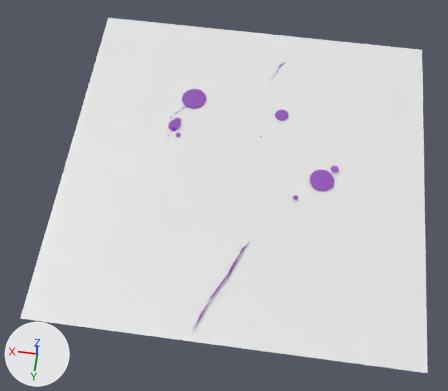
A saved change to the Blender file version_2/graphics/circle_drop.blend.
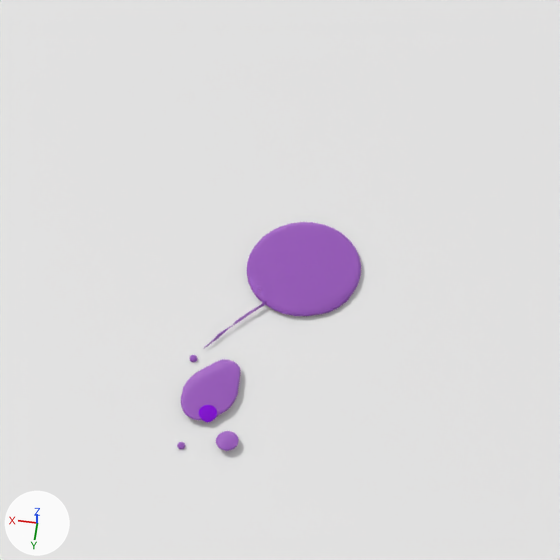
The first picture shows the older version from a 50 mm camera at (-0.9, 13.4, 23.1) aimed at (0.7, 1.1, -0.5). The close-ups show both versions on the part from 29% to 55% of the width and 11% to 41% of the height of that picture. Arrows for +X, +Y and +Z are at lower left; the lights stay in place.
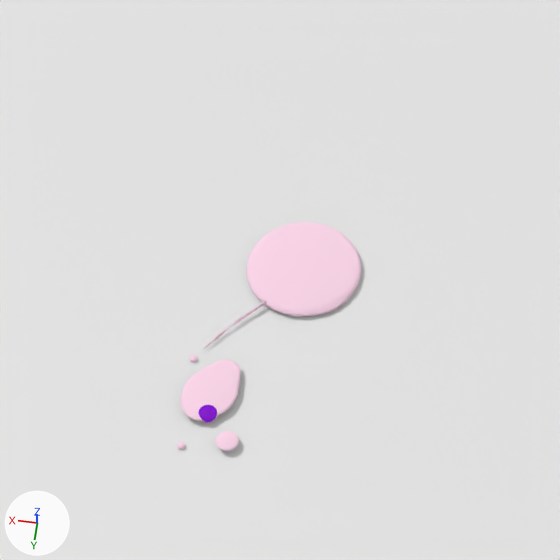
Where the change shows, as pixel boxes (x1, y1, x2, y2) in the close-ups (560 x 560 px):
'Cylinder.003', recoloured (purple to white): (247, 222, 361, 316) in both
'Cylinder.005', recoloured (purple to white): (181, 359, 240, 421) in both
'Cylinder.007', recoloured (purple to white): (216, 431, 239, 451) in both
'Cylinder.013', recoloured (purple to white): (204, 281, 293, 348) in both
'Cylinder.006', recoloured: (177, 442, 185, 449) in both
'Cylinder.004', recoloured: (190, 355, 197, 362) in both

Diff of the bpy script that builds the scene:
```diff
--- a/version_2/graphics/circle_drop.blend.py
+++ b/version_2/graphics/circle_drop.blend.py
@@ mat_liquid_001 @@
 mat_liquid_001 = bpy.data.materials.new('liquid.001')
-# nodes: BsdfDiffuse x2, BsdfGlass, MixShader x2, OutputMaterial
-# colours: pink #ffb9b1, purple #8700ff, white #ffe2ff
+# nodes: BsdfDiffuse x2, MixShader, OutputMaterial
+# colours: white #ffedff, pink #ffd1e5
```
